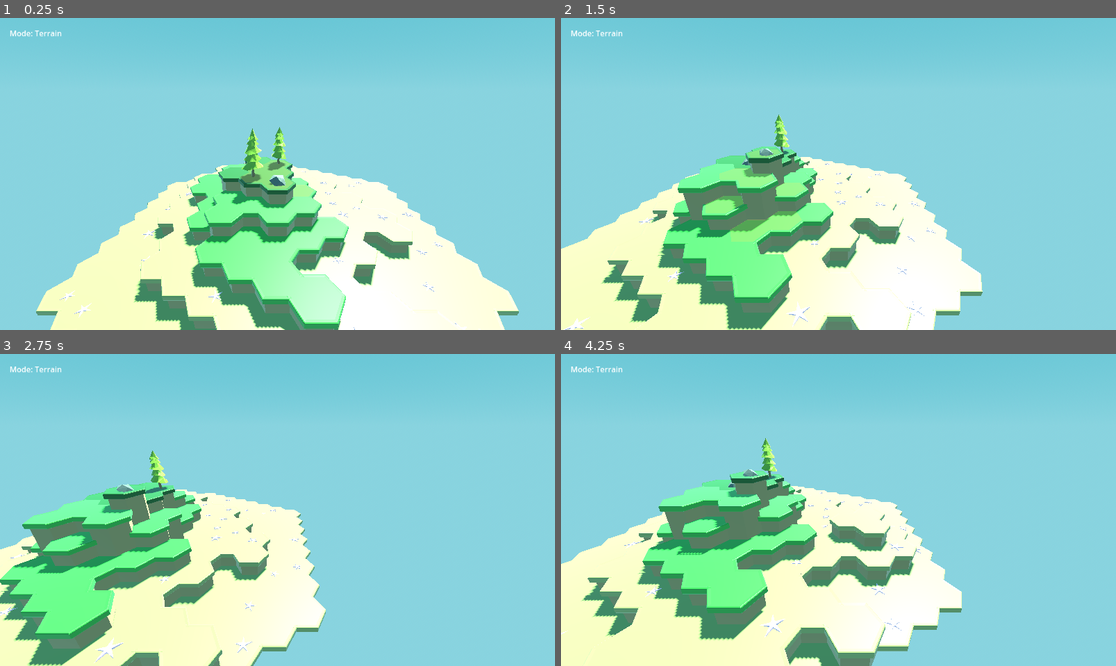
Above: before the commit, frames 1-4 (two rows, left to right).
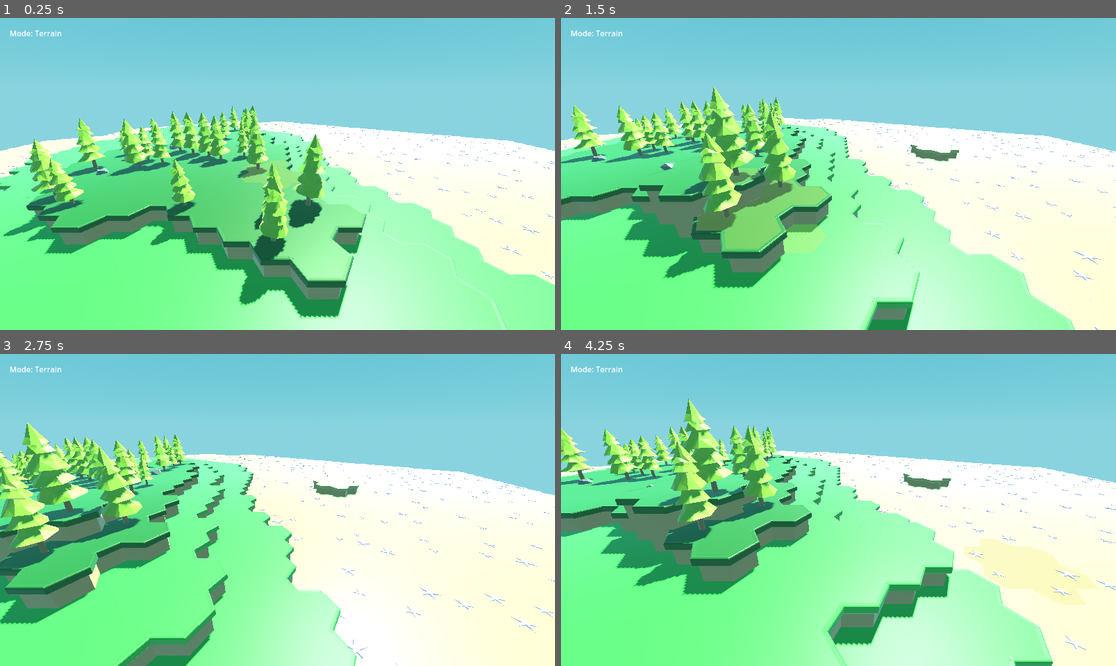
Above: after the commit, the same moments.

Repository: sixthkind/hexagon-godot
Game: Godot game, scene res://scene.tscn
The game is run twice, just before and just after one commit, with the same random seed, the same clock (stepped at 60 frames per second) and the same inputs.
Inputs (mouse positions are in pixels of both pictures, inside the frame that each line leads up to):
- Up to frame 1 (0.25 s): no input
- Up to frame 2 (1.5 s): tap Enter at 0.5 s; move the mouse to (960, 158) at 0.52 s; hold D 0.53-1.25 s; tap Q at 0.6 s; click (960, 158) at 0.67 s; drag from (727, 189) to (810, 236) at 1.27 s
- Up to frame 3 (2.75 s): tap Space at 2 s; move the mouse to (333, 441) at 2.02 s; hold D from 2.03 s (still down); tap Shift at 2.1 s
- Up to frame 4 (4.25 s): release D at 2.75 s; drag from (810, 572) to (672, 463) at 2.77 s; tap Enter at 3.5 s; move the mouse to (1005, 556) at 3.52 s; hold A from 3.53 s (still down); tap Q at 3.6 s

The runs differ from the first frame. In frame 1, 63% of the frame differs, in the area x 0-100%, y 28-100%; in frame 2, 64%; in frame 3, 63%; in frame 4, 66%, in the area x 0-100%, y 14-100%.

Commit message:
Increase hexagon count

Diff:
--- a/scene.tscn
+++ b/scene.tscn
@@ -137,7 +137,7 @@
 
 [node name="World" type="Node3D" parent="."]
 script = ExtResource("1_o10kw")
-hexagon_count = 7
+hexagon_count = 30
 height_mask = ExtResource("3_itcv2")
 terrain_type_criteria = Array[ExtResource("4_y6omn")]([SubResource("Resource_iqeip"), SubResource("Resource_k5c5d"), SubResource("Resource_0rgap")])
 terrain_types = Array[ExtResource("2_b56jq")]([SubResource("Resource_vgnlr"), SubResource("Resource_ilxcr"), SubResource("Resource_w0bmo")])
--- a/scripts/World.gd
+++ b/scripts/World.gd
@@ -1,7 +1,7 @@
 class_name World extends Node3D
 
 @export_category("World Settings")
-@export_range(0, 10) var hexagon_count: int = 3 # Radius of hexagons around center
+@export_range(0, 50) var hexagon_count: int = 3 # Radius of hexagons around center
 @export_range(1, 20) var max_hexagon_height: int = 10
 
 @export_category("Default terrain")
